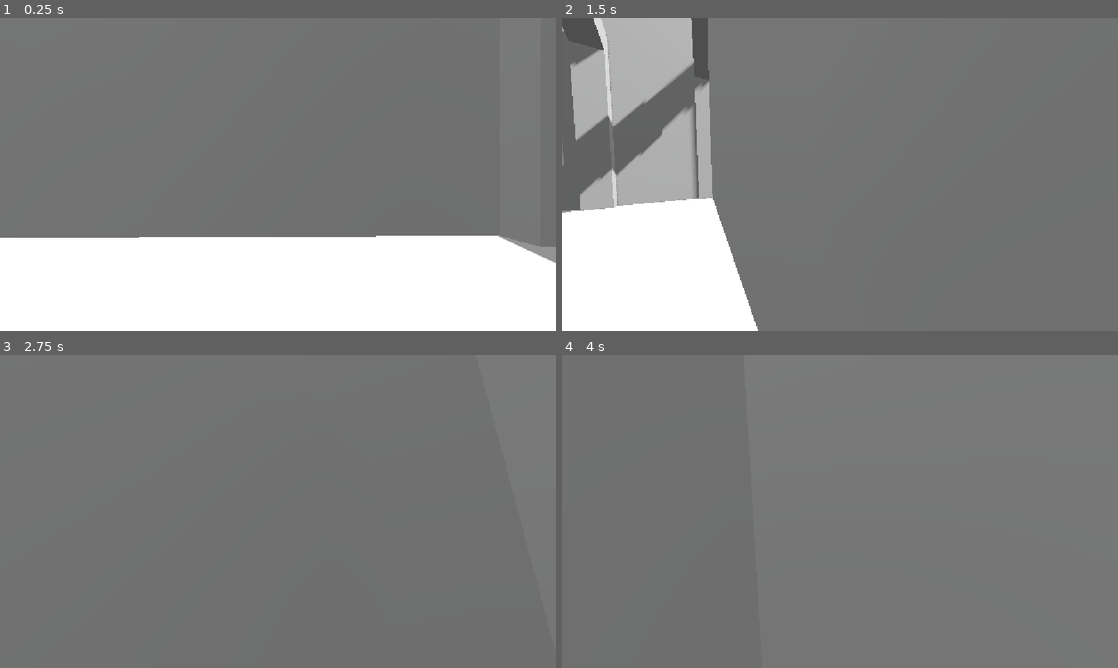
Above: before the commit, frames 1-4 (two rows, left to right).
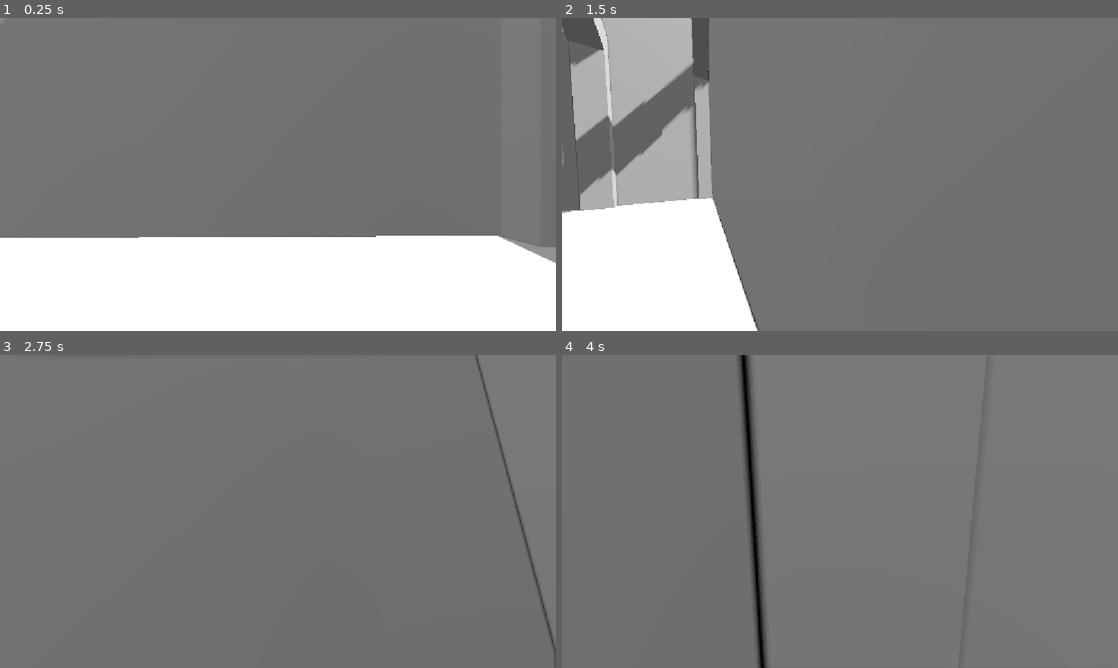
Above: after the commit, the same moments.

Repository: KayEntry17/museum-dioramatum-visionum
Game: Godot game, scene res://testlevels/testlvl.tscn
Two runs of this game, one before a commit and one after it. Both use one fixed random seed, a clock stepped at 60 frames per second and the inputs below.
Inputs (mouse positions are in pixels of both pictures, inside the frame that each line leads up to):
- Up to frame 1 (0.25 s): no input
- Up to frame 2 (1.5 s): tap Enter (ui_accept) at 0.5, 0.77 s; move the mouse to (867, 174) at 0.52 s; hold Up (ui_up) from 0.53 s (still down); click (867, 174) at 0.6 s; move the mouse to (812, 174) at 1.27 s; click (812, 174) at 1.35 s
- Up to frame 3 (2.75 s): keep holding Up (ui_up); tap Enter (ui_accept) at 1.52 s; move the mouse to (289, 505) at 2.02 s; tap Alt at 2.1 s; click (289, 505) at 2.3 s
- Up to frame 4 (4 s): keep holding Up (ui_up); move the mouse to (834, 517) at 2.77 s; tap Shift at 2.85 s; tap Enter (ui_accept) at 3.02, 3.5, 3.77 s; click (834, 517) at 3.05 s; move the mouse to (878, 514) at 3.52 s; click (878, 514) at 3.6 s

The runs differ from the first frame. In frame 2, 0.3% of the frame differs, in the area x 0-36%, y 0-100%; in frame 3, 0.4%; in frame 4, 1.9%, in the area x 31-38%, y 0-100%.

Commit message:
added raycast and a controller mouse

Diff:
--- a/core/camdioramacontroller.gd
+++ b/core/camdioramacontroller.gd
@@ -1,16 +1,35 @@
 extends Node3D
 @export var rotspeed:float=7
-
+var mouseposprev
 # Called when the node enters the scene tree for the first time.
-func _ready() -> void:
-	pass # Replace with function body.
+var mousemoving:=false
 
 
 # Called every frame. 'delta' is the elapsed time since the previous frame.
 func _process(delta: float) -> void:
 	if $"..".active:
-		var caminpdir=Input.get_vector("dioramaleft","dioramaright","camera_up","camera_down")
+		var caminpdir
+		if !Input.is_action_pressed("mousetoggle"):
+			caminpdir=Input.get_vector("dioramaleft","dioramaright","camera_up","camera_down")
+		else:
+			caminpdir=Vector2(0,0)
 		self.rotation.y+=caminpdir.x*delta*rotspeed
 		#$camcontroller.rotation.x+=caminpdir.x*delta
 		$camcontroller.rotate(Vector3(-1.0,0.0,0), caminpdir.y*rotspeed*0.5*delta)
 		$camcontroller.rotation_degrees.x=clamp($camcontroller.rotation_degrees.x, -35.0, 20.0)
+		if  Mouss.active and Input.is_action_just_pressed("mouseclick"):
+			var raycast=Cam.maincam.shoot_ray(1 << (7 - 1))
+			if raycast=={}:
+				mouseposprev=Mouss.mousepos
+				mousemoving=true
+		if  Mouss.active and Input.is_action_pressed("mouseclick") and mousemoving:
+
+			var mousemoved=mouseposprev-Mouss.mousepos
+			mouseposprev=Mouss.mousepos
+			mousemoved*=0.1*Mouss.mouseproportion
+			$camcontroller.rotate(Vector3(-1.0,0.0,0),mousemoved.y*rotspeed*0.5*delta)
+			self.rotation.y+=mousemoved.x*delta*rotspeed
+			$camcontroller.rotation_degrees.x=clamp($camcontroller.rotation_degrees.x, -35.0, 20.0)
+		else:
+			mousemoving=false
+	else:mousemoving=false
--- a/core/maincam.gd
+++ b/core/maincam.gd
@@ -9,6 +9,21 @@
 
 
 # Called every frame. 'delta' is the elapsed time since the previous frame.
+
+func shoot_ray(mask):
+	var mouse_pos = Mouss.mousepos
+	var ray_lenght = 1000
+	var from = project_ray_origin(mouse_pos)
+	var to = from + project_ray_normal(mouse_pos) * ray_lenght
+	var space = get_world_3d().direct_space_state
+	var ray_query = PhysicsRayQueryParameters3D.new()
+	ray_query.collision_mask = mask
+
+	ray_query.from = from
+	ray_query.to = to
+	var raycast_results = space.intersect_ray(ray_query)
+	print(raycast_results)
+	return raycast_results
 func _process(delta: float) -> void:
 	#print(attributes.dof_blur_amount)
 	#print(targetcam)
--- a/core/platformlevel.gd
+++ b/core/platformlevel.gd
@@ -18,12 +18,12 @@
 			#print(fpscam)
 			active=false
 			var tweenb = get_tree().create_tween().set_trans(Tween.TRANS_QUART)
-			tweenb.tween_property(Cam.maincam, "fov",90, 1.7)
+			tweenb.tween_property(Cam.maincam, "fov",90, 1.9)
 			#print(Cam.maincam.attributes.dof_blur_amount)
-			var tweenx = get_tree().create_tween()
+			#var tweenx = get_tree().create_tween()
 			Cam.maincam.dedof=true
 			Mouss.deactivate()
-			await get_tree().create_timer(1.7).timeout
+			await get_tree().create_timer(1.9).timeout
 			Cam.fpsmode=true
 
 
@@ -35,7 +35,7 @@
 		var tweenx = get_tree().create_tween().set_trans(Tween.TRANS_QUAD).set_ease(Tween.EASE_OUT)
 		tweenx.tween_property(Cam.maincam, "fov",selfcam.fov, 1.0)
 		var tween = get_tree().create_tween()
-		tween.tween_property(Cam.maincam, "attributes.dof_blur_amount",selfcam.attributes.dof_blur_amount, 1.3)
+		tween.tween_property(Cam.maincam.attributes, "dof_blur_amount",selfcam.attributes.dof_blur_amount, 1.3)
 
 		Mouss.activate()
 		fpscam=Cam.targetcam
--- a/globals/mousehandler.tscn
+++ b/globals/mousehandler.tscn
@@ -17,6 +17,7 @@
 
 [node name="Node2D" type="Node2D" unique_id=1937236989]
 script = ExtResource("1_gmg86")
+mousespeed = 200
 
 [node name="Icon" type="Sprite2D" parent="." unique_id=673771845]
 scale = Vector2(0.3, 0.3)
--- a/globals/mousepointer.gd
+++ b/globals/mousepointer.gd
@@ -1,10 +1,15 @@
 extends Node2D
-var prevmousepos
+var mousepos
+@export var mousespeed=2
 var active
+var mouseproportion
 # Called when the node enters the scene tree for the first time.
 func _ready() -> void:
-	prevmousepos=Vector2(0,0)
-	$Icon.modulate=Color(0.0, 0.0, 0.0, 0.0)
+	mouseproportion=1152/float(DisplayServer.window_get_size().x)
+	print(DisplayServer.window_get_size())
+
+	mousepos=Vector2(0,0)
+	$Icon.modulate.a=1
 	active=false
 
 func activate():
@@ -20,9 +25,15 @@
 			$Icon.global_position+=mousemovek
 			$Icon.global_position.x=clamp($Icon.global_position.x,0,get_viewport().get_visible_rect().size.x)
 			$Icon.global_position.y=clamp($Icon.global_position.y,0,get_viewport().get_visible_rect().size.y)
-# Called every frame. 'delta' is the elapsed time since the previous frame.
+# Called every frame. 'delta' is the elapsed time since the previous framehv.
 func _process(delta: float) -> void:
+	#mouseproportion=1152/DisplayServer.window_get_size().x
+
+	var caminpdir=Input.get_vector("camera_left","camera_right","camera_up","camera_down")
+	if Input.is_action_pressed("mousetoggle"):
+		$Icon.global_position+=caminpdir*mousespeed*delta*mouseproportion
+	mousepos=$Icon.global_position
 	if active:
-		$Icon.modulate=lerp($Icon.modulate,Color(1.0, 1.0, 1.0, 1.0),7*delta)
+		$Icon.modulate.a=lerp($Icon.modulate.a,1.0,7*delta)
 	else:
-		$Icon.modulate=lerp($Icon.modulate,Color(1.0, 1.0, 1.0, 0.0),7*delta)
+		$Icon.modulate.a=lerp($Icon.modulate.a,0.0,7*delta)
--- a/project.godot
+++ b/project.godot
@@ -22,7 +22,6 @@
 
 [display]
 
-window/size/mode=3
 window/stretch/mode="canvas_items"
 window/stretch/aspect="expand"
 
@@ -117,6 +116,16 @@
 , Object(InputEventJoypadButton,"resource_local_to_scene":false,"resource_name":"","device":-1,"button_index":1,"pressure":0.0,"pressed":true,"script":null)
 ]
 }
+mouseclick={
+"deadzone": 0.2,
+"events": [Object(InputEventMouseButton,"resource_local_to_scene":false,"resource_name":"","device":-1,"window_id":0,"alt_pressed":false,"shift_pressed":false,"ctrl_pressed":false,"meta_pressed":false,"button_mask":1,"position":Vector2(573, 18),"global_position":Vector2(577, 56),"factor":1.0,"button_index":1,"canceled":false,"pressed":true,"double_click":false,"script":null)
+]
+}
+mousetoggle={
+"deadzone": 0.2,
+"events": [Object(InputEventJoypadMotion,"resource_local_to_scene":false,"resource_name":"","device":-1,"axis":5,"axis_value":1.0,"script":null)
+]
+}
 
 [physics]
 
--- a/testlevels/testlvl.tscn
+++ b/testlevels/testlvl.tscn
@@ -17,12 +17,14 @@
 [sub_resource type="Environment" id="Environment_dlc0y"]
 background_mode = 2
 sky = SubResource("Sky_yiyty")
-ssao_intensity = 6.8
-ssao_power = 2.121321
-ssao_detail = 2.4
-ssao_horizon = 0.0
-ssao_sharpness = 0.0
-ssao_light_affect = 0.2
+ssao_enabled = true
+ssao_radius = 0.47
+ssao_intensity = 4.3
+ssao_power = 1.6076595
+ssao_detail = 2.58
+ssao_horizon = 0.08
+ssao_light_affect = 0.06
+ssao_ao_channel_affect = 0.09
 glow_enabled = true
 
 [sub_resource type="ArrayMesh" id="ArrayMesh_dlc0y"]
@@ -84,7 +86,7 @@
 fov = 90.0
 script = ExtResource("3_g3f60")
 
-[node name="CSGBox3D" type="CSGBox3D" parent="." unique_id=1873395362]
+[node name="collider" type="CSGBox3D" parent="." unique_id=1873395362]
 transform = Transform3D(1, 0, 0, 0, 1, 0, 0, 0, 1, 0.013664246, 7.53335, 0.584198)
 transparency = 1.0
 gi_mode = 0
